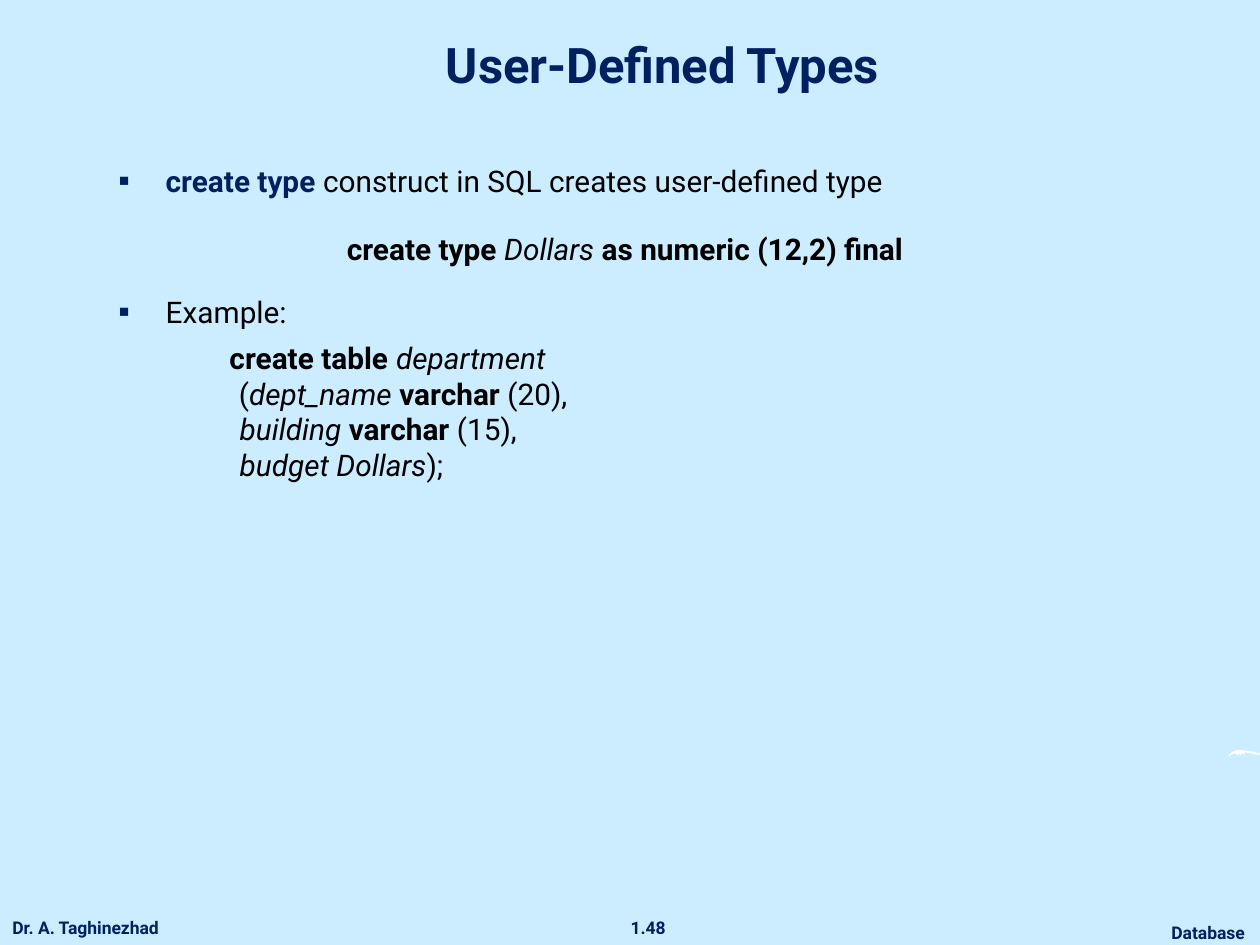
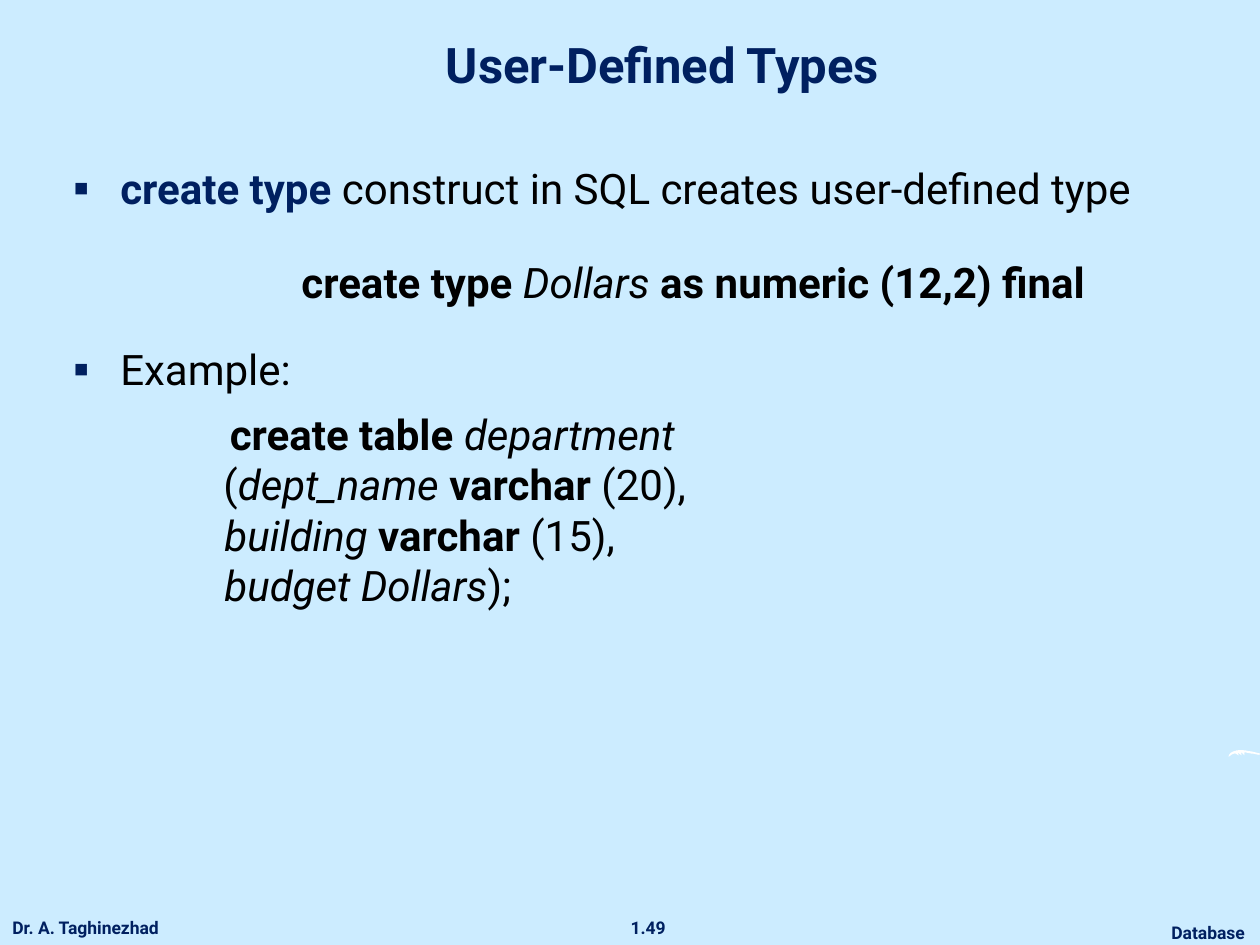
Before and after one commit to ataghinezhad/ataghinezhad.github.io, a slide deck: slide 49 of courses/downloads/temp/Database_Lec4.pptx (slide 48 before the commit). Drawn at 1260x945 pixels with LibreOffice and Linux fonts; fonts in the diff are those of the drawing; background and template pictures are left out. Boxes give left, top, right and bottom in pixels: in the first picture for what was removed or moved away, otherwise in the second. Text is boxed around its words. In the diff, an @@ line names an element or a change of style, - is before the commit and + after.

```diff
--- a/courses/downloads/temp/Database_Lec4.pptx
+++ b/courses/downloads/temp/Database_Lec4.pptx
@@ text "create type construct in SQL ...": place and size @@
-text "create type construct in SQL ..." at [166,169,903,483]
+text "create type construct in SQL ..." at [120,172,1130,611]
@@ text "create type construct in SQL ..." at [120,172,1130,611]: size 17 to 24 pt; more space between paragraphs @@
@@ page number at [631,921,666,934]: text changed @@
-1.48
+1.49
```
Also in this commit, not shown: 39 other slides changed, 2 slides added, 1 slide removed, 1 other file.
